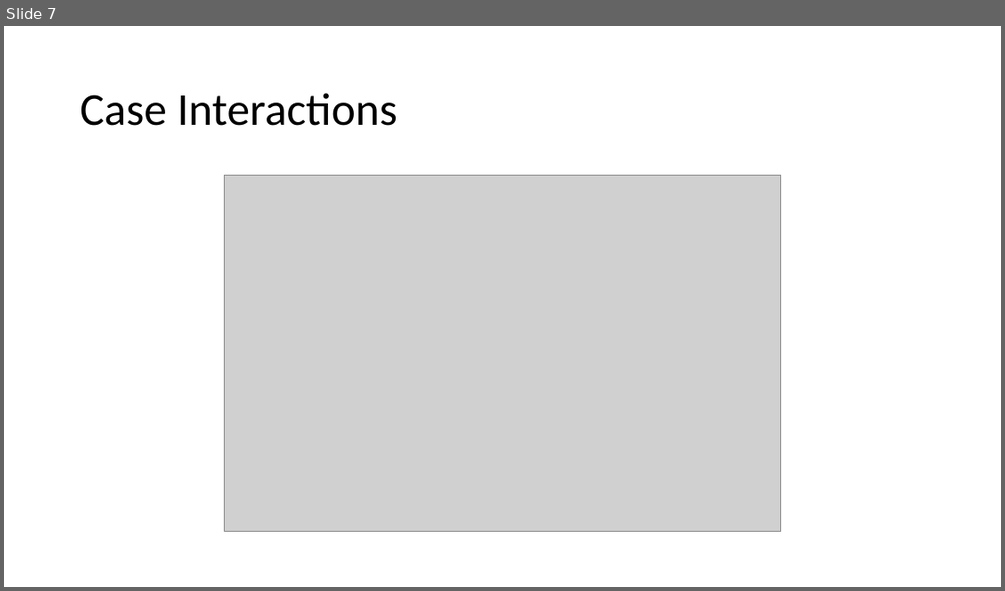
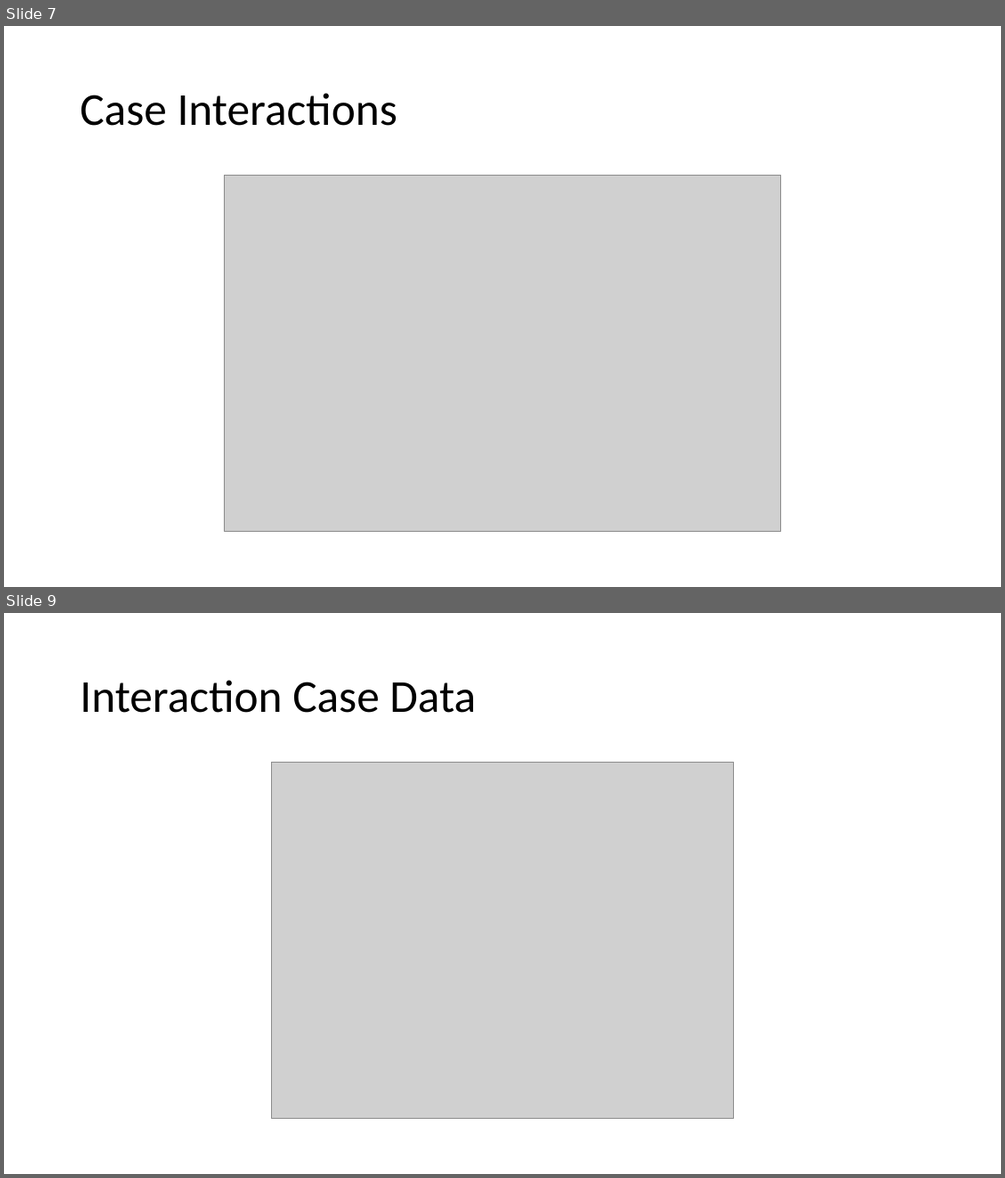
Before and after one commit to ravisiddam/komodokalos, a slide deck: Kalos Pharma Assignment.pptx. Shown one above the other, each under a label of ours: slide 7 before the commit, slides 7 and 9 after it; the slides between them are not shown. The pictures are 1005x591 and 1005x1178 pixels, drawn with LibreOffice and Linux fonts; fonts in the diff are those of the drawing; grey boxes stand for pictures. Boxes give left, top, right and bottom in pixels: in the first picture for what was removed or moved away, otherwise in the second. Text is boxed around its words. In the diff, an @@ line names an element or a change of style, - is before the commit and + after.

Commit message:
Add files via upload
v3

```diff
--- a/Kalos Pharma Assignment.pptx
+++ b/Kalos Pharma Assignment.pptx
@@ slide 9 added at box(4, 613, 1001, 1174), background #FFFFFF @@
@@ title added at box(80, 680, 476, 713), 44 pt, text #000000 @@
+Interaction Case Data
@@ picture added at box(271, 763, 733, 1119) @@
```
Also in this commit, not shown: 1 slide changed, 2 other slides added.
